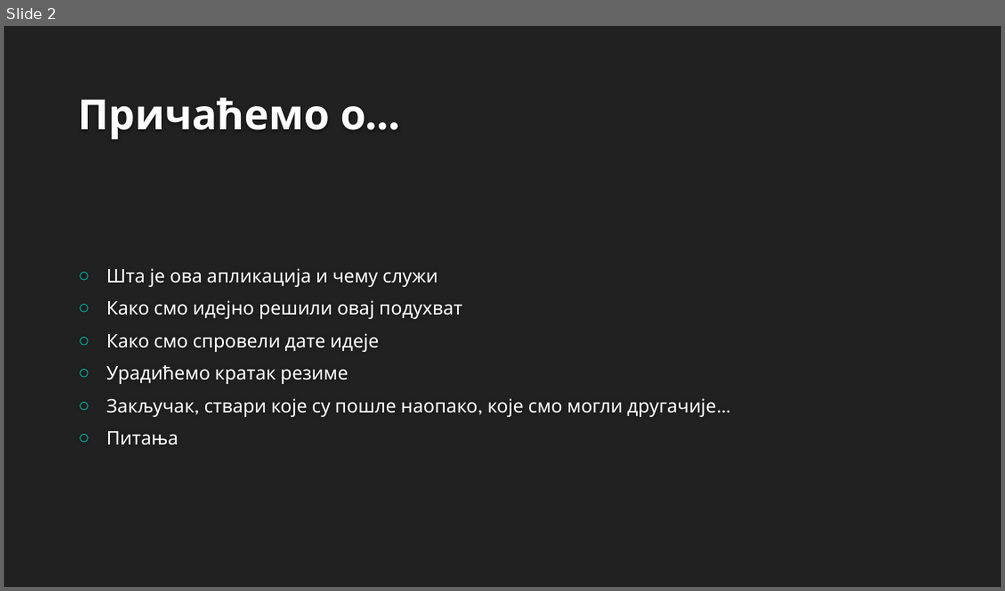
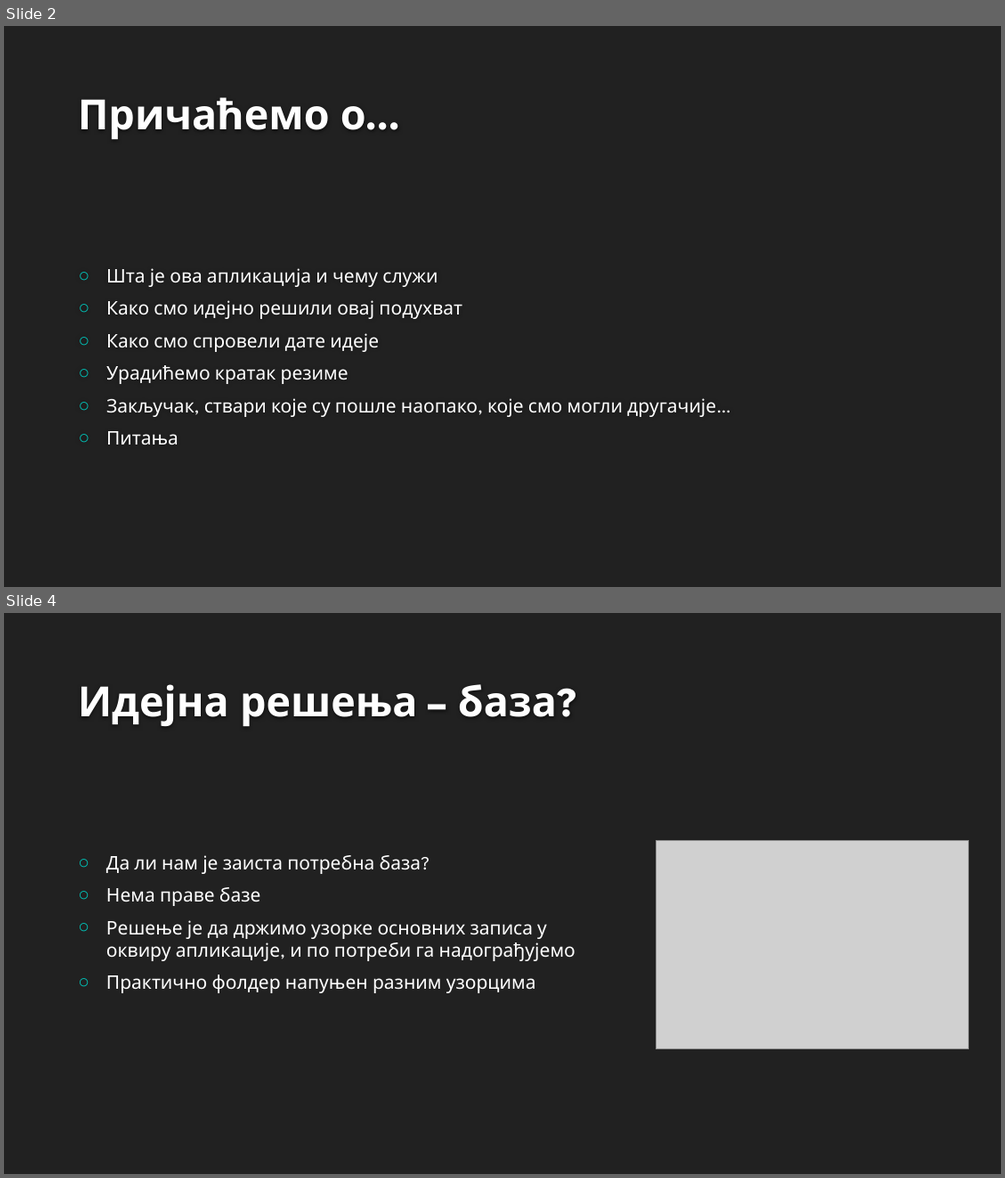
Before and after one commit to RazvojSoftvera2/MasterAudioTechnologyFunctions, a slide deck: Documentation and designs/Documentation/MATF_prezentacija.pptx. Shown one above the other, each under a label of ours: slide 2 before the commit, slides 2 and 4 after it; the slides between them are not shown. The pictures are 1005x591 and 1005x1178 pixels, drawn with LibreOffice and Linux fonts; fonts in the diff are those of the drawing; grey boxes stand for pictures; background and template pictures are left out. Boxes give left, top, right and bottom in pixels: in the first picture for what was removed or moved away, otherwise in the second. Text is boxed around its words. In the diff, an @@ line names an element or a change of style, - is before the commit and + after.

```diff
--- a/Documentation and designs/Documentation/MATF_prezentacija.pptx
+++ b/Documentation and designs/Documentation/MATF_prezentacija.pptx
@@ slide 4 added at (4, 613, 1001, 1174), background #212121 @@
@@ title added at (78, 684, 557, 726), 40 pt, text #FEFEFE, bold @@
+Идејна решења – база?
@@ picture added at (656, 840, 969, 1049) @@
@@ text added at (106, 855, 575, 993), 18 pt, text #FFFFFF @@
+○ Да ли нам је заиста потребна база?
+○ Нема праве базе
+○ Решење је да држимо узорке основних записа у оквиру апликације, и по потреби га надограђујемо
+○ Практично фолдер напуњен разним узорцима
```
Also in this commit, not shown: 1 slide changed, 10 other slides added.
